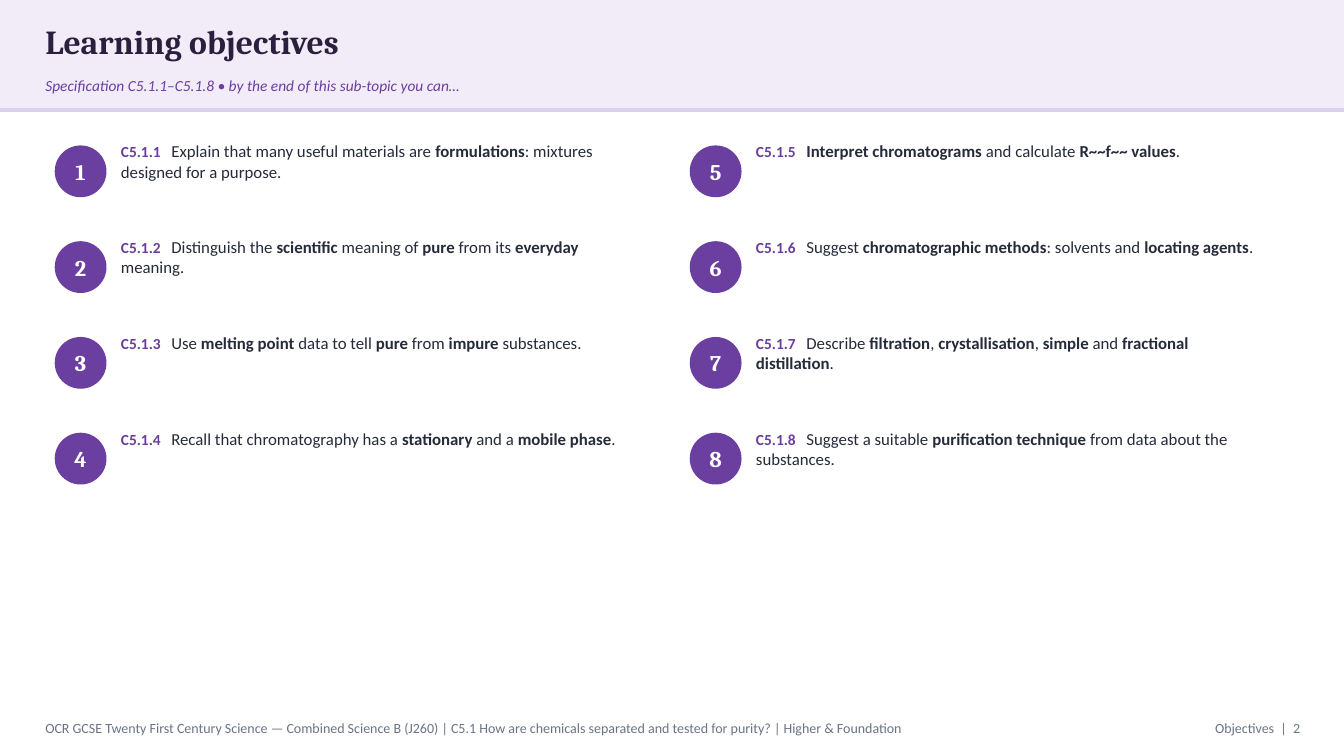
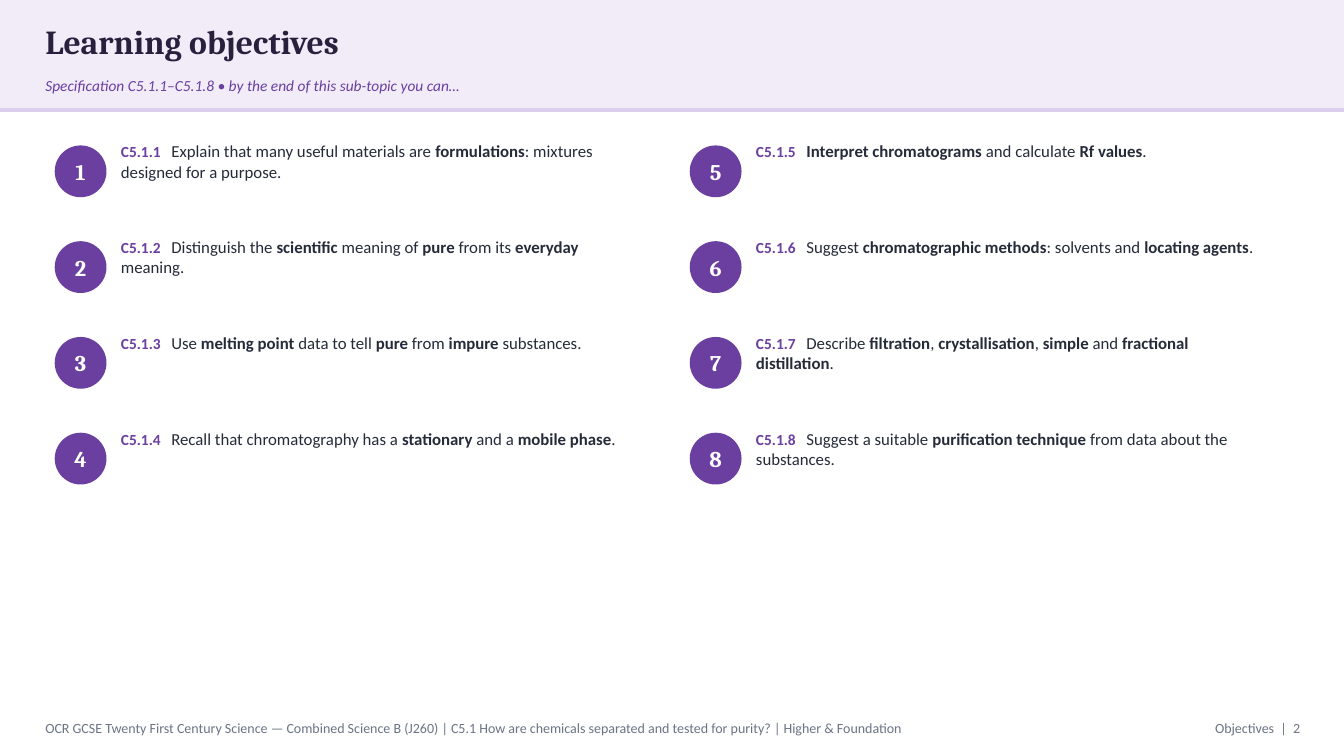
Before and after one commit to pstephenphilip-ship-it/Piri-MBBS, a slide deck: slide 2 of gcse-slides/ocr-chemistry/OCR21C_C5.1_SeparationPurity_Combined.pptx. Drawn at 1344x756 pixels with LibreOffice and Linux fonts; fonts in the diff are those of the drawing. Boxes give left, top, right and bottom in pixels: in the first picture for what was removed or moved away, otherwise in the second. Text is boxed around its words. In the diff, an @@ line names an element or a change of style, - is before the commit and + after.

```diff
--- a/gcse-slides/ocr-chemistry/OCR21C_C5.1_SeparationPurity_Combined.pptx
+++ b/gcse-slides/ocr-chemistry/OCR21C_C5.1_SeparationPurity_Combined.pptx
@@ text at <box>756,145,1147,160</box>: text changed @@
-C5.1.5 Interpret chromatograms and calculate R~~f~~ values.
+C5.1.5 Interpret chromatograms and calculate Rf values.
```
Also in this commit, not shown: 14 other slides changed, 2 other files.
